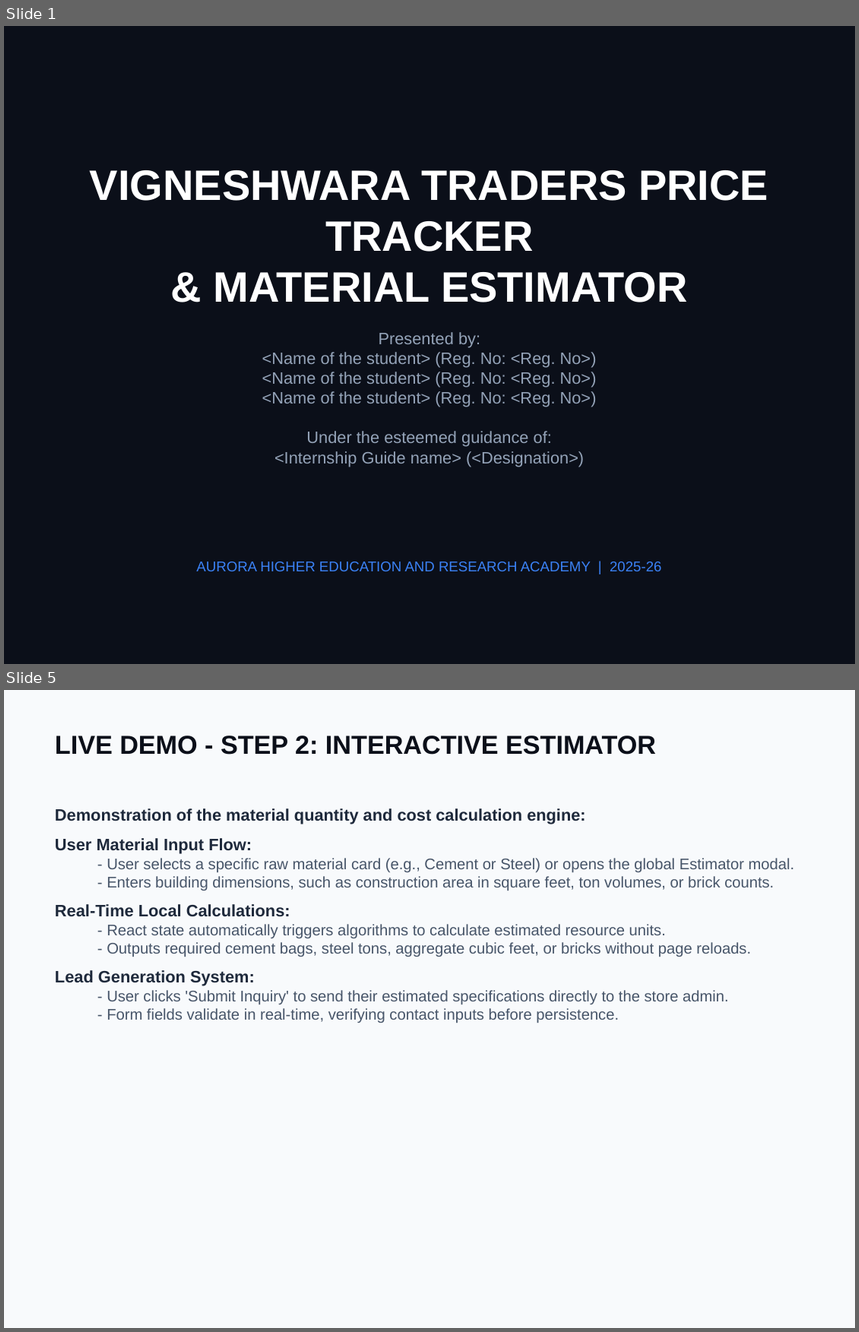
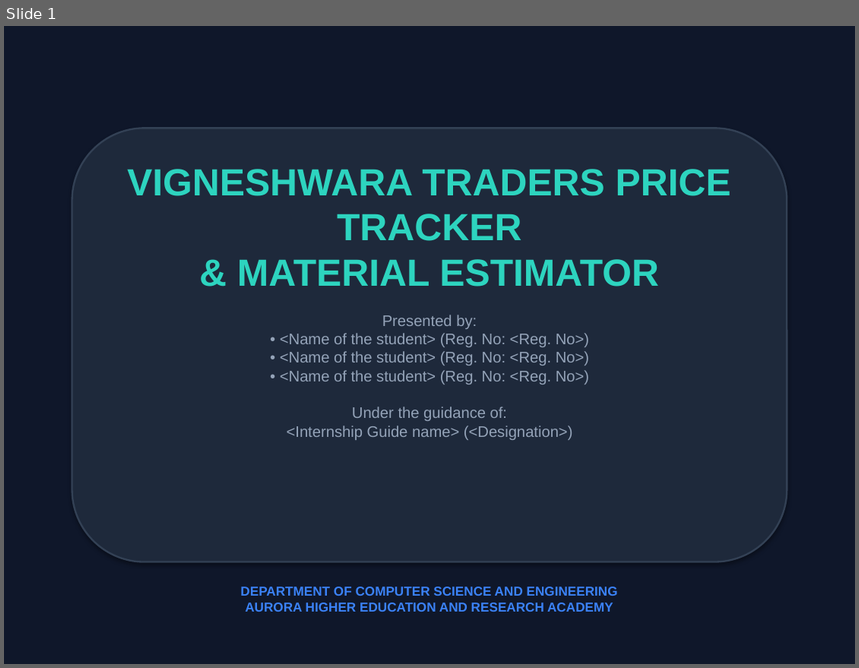
Before and after one commit to naveen7607/vigneshwara-traders, a slide deck: Final Presentation.pptx. Shown one above the other, each under a label of ours: slides 1 and 5 before the commit, slide 1 after it; the slides between them are not shown. The pictures are 859x1332 and 859x668 pixels, drawn with LibreOffice and Linux fonts; fonts in the diff are those of the drawing. Boxes give left, top, right and bottom in pixels: in the first picture for what was removed or moved away, otherwise in the second. Text is boxed around its words. In the diff, an @@ line names an element or a change of style, - is before the commit and + after.

Commit message:
docs: redesign Final Presentation with dark tech theme and multi-column layouts

```diff
--- a/Final Presentation.pptx
+++ b/Final Presentation.pptx
@@ slide 5 removed at (x1=4, y1=690, x2=855, y2=1328), background #F8FAFC @@
@@ text removed at (x1=55, y1=736, x2=656, y2=755) @@
-LIVE DEMO - STEP 2: INTERACTIVE ESTIMATOR
@@ text removed at (x1=55, y1=809, x2=795, y2=1023) @@
-Demonstration of the material quantity and cost calculation engine:
-User Material Input Flow:
-  - User selects a specific raw material card (e.g., Cement or Steel) or opens the global Estimator modal.
-  - Enters building dimensions, such as construction area in square feet, ton volumes, or brick counts.
-Real-Time Local Calculations:
-  - React state automatically triggers algorithms to calculate estimated resource units.
-  - Outputs required cement bags, steel tons, aggregate cubic feet, or bricks without page reloads.
-Lead Generation System:
-  - User clicks 'Submit Inquiry' to send their estimated specifications directly to the store admin.
-  - Form fields validate in real-time, verifying contact inputs before persistence.
@@ slide 1 changed as well @@
@@ background #0B0F19 to #0F172A @@
@@ rounded rectangle added at (x1=72, y1=128, x2=787, y2=563), fill #1E293B, outline #334155 1.5 pt @@
@@ text "VIGNESHWARA TRADERS PRICE TRACKER & ..." moved from (x1=90, y1=170, x2=769, y2=303) to (x1=127, y1=169, x2=731, y2=287) @@
@@ text "VIGNESHWARA TRADERS PRICE TRACKER & ..." at (x1=127, y1=169, x2=731, y2=287): size 36 to 32 pt, text colour #FFFFFF to #2DD4BF @@
@@ text at (x1=280, y1=315, x2=589, y2=440): text changed; size 14 to 13 pt @@
-Presented by:
-<Name of the student> (Reg. No: <Reg. No>)
-<Name of the student> (Reg. No: <Reg. No>)
-<Name of the student> (Reg. No: <Reg. No>)
-Under the esteemed guidance of:
-<Internship Guide name> (<Designation>)
+Presented by:
+• <Name of the student> (Reg. No: <Reg. No>)
+• <Name of the student> (Reg. No: <Reg. No>)
+• <Name of the student> (Reg. No: <Reg. No>)
+Under the guidance of:
+<Internship Guide name> (<Designation>)
@@ text at (x1=240, y1=587, x2=618, y2=612): text changed; size 12 to 11 pt; bold on @@
-AURORA HIGHER EDUCATION AND RESEARCH ACADEMY | 2025-26
+DEPARTMENT OF COMPUTER SCIENCE AND ENGINEERING
+AURORA HIGHER EDUCATION AND RESEARCH ACADEMY
```
Also in this commit, not shown: 7 other slides changed, 8 slides added, 7 other slides removed.
